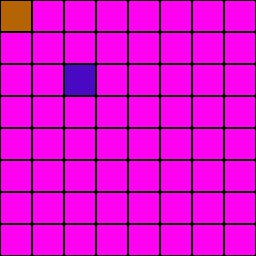
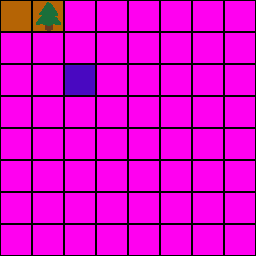
Before/after of a 256 x 256 layered artwork. What changed in the layer stack:
removed layer "Background" over [left=33, top=1, right=63, bottom=31]
added layer "Layer 10" above "Layer 11" over [left=36, top=2, right=61, bottom=25]
added layer "Layer 11" above "Background copy" over [left=43, top=22, right=54, bottom=31]
added layer "Background copy" above "Layer 9" over [left=33, top=1, right=63, bottom=31]
